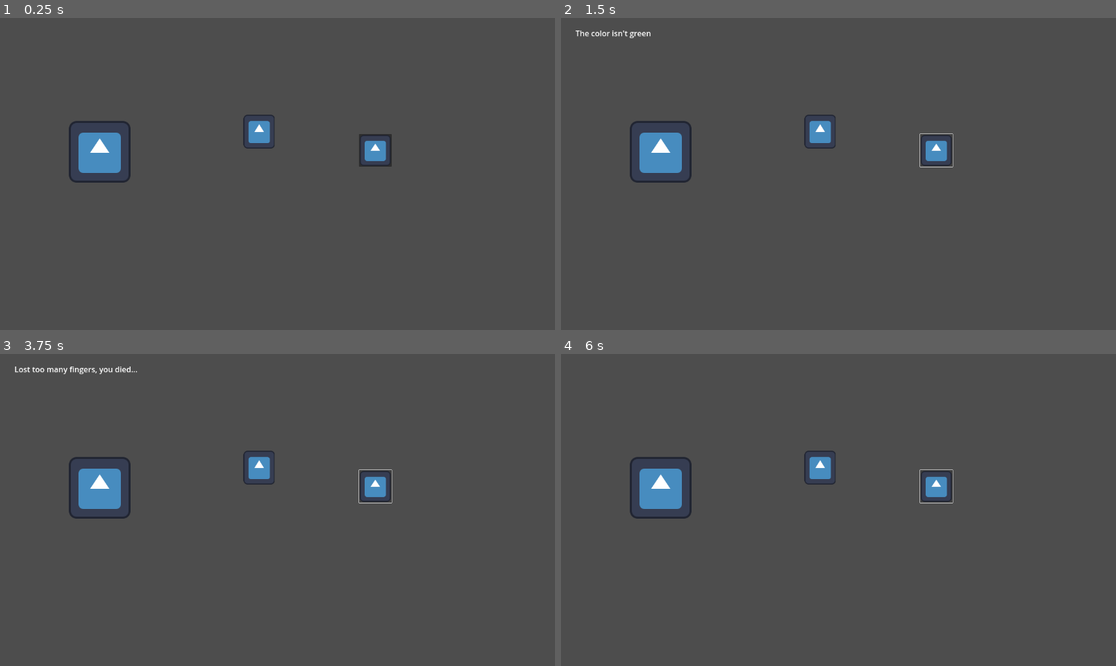
Above: before the commit, frames 1-4 (two rows, left to right).
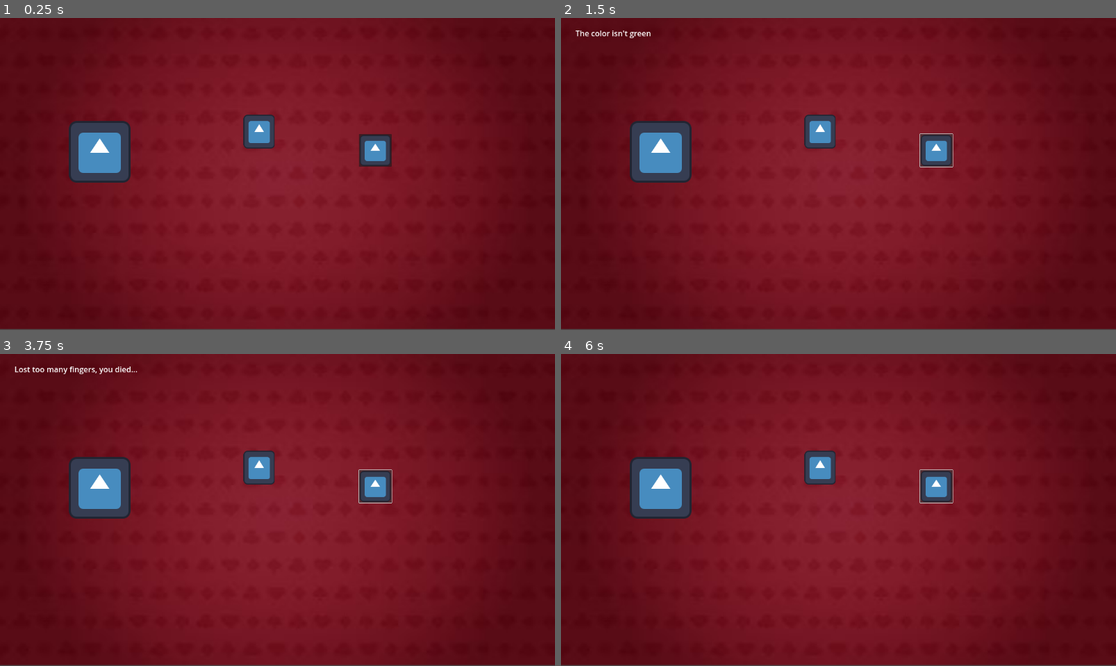
Above: after the commit, the same moments.

Repository: avanishbadhan/jumpstart
Game: Godot game, scene res://main.tscn
Two runs of this game, one before a commit and one after it. Both use one fixed random seed, a clock stepped at 60 frames per second and the inputs below. The engine's default icon, where the game draws it, is replaced by a stand-in: a white triangle on a blue panel in a dark square.
Inputs (mouse positions are in pixels of both pictures, inside the frame that each line leads up to):
- Up to frame 1 (0.25 s): no input
- Up to frame 2 (1.5 s): click (938, 149) at 0.5 s; click (938, 149) at 1.25 s
- Up to frame 3 (3.75 s): click (377, 485) at 2 s; tap Enter at 2.75 s; tap Space at 3.5 s
- Up to frame 4 (6 s): tap Enter at 4.25, 5.75 s; tap Space at 5 s

The runs differ from the first frame. In frame 1, 96% of the frame differs, in the area x 0-100%, y 0-100%; in frame 2, 96%; in frame 3, 96%; in frame 4, 96%.

Commit message:
added background

Diff:
--- a/main.tscn
+++ b/main.tscn
@@ -1,10 +1,17 @@
-[gd_scene load_steps=4 format=3 uid="uid://dtuqbrulfuv2l"]
+[gd_scene load_steps=5 format=3 uid="uid://dtuqbrulfuv2l"]
 
 [ext_resource type="Texture2D" uid="uid://c2ajoocoe8pn1" path="res://icon.svg" id="1_0xm2m"]
 [ext_resource type="Script" uid="uid://oa6oklbl8m10" path="res://player.gd" id="1_h2yge"]
+[ext_resource type="Texture2D" uid="uid://cn8x0a8bx0u4s" path="res://red_carpet.png" id="4_1bvp3"]
 [ext_resource type="Script" uid="uid://chq7epkwhy0jq" path="res://popUp.gd" id="4_lquwl"]
 
 [node name="Node2D" type="Node2D"]
+
+[node name="TextureRect" type="TextureRect" parent="."]
+z_index = -2
+offset_right = 1155.0
+offset_bottom = 646.0
+texture = ExtResource("4_1bvp3")
 
 [node name="player" type="CharacterBody2D" parent="."]
 position = Vector2(550, 232)
Binary file removed: red_carpet.jpg
Binary file added: red_carpet.png
Not shown, changed: red_carpet.png.import
